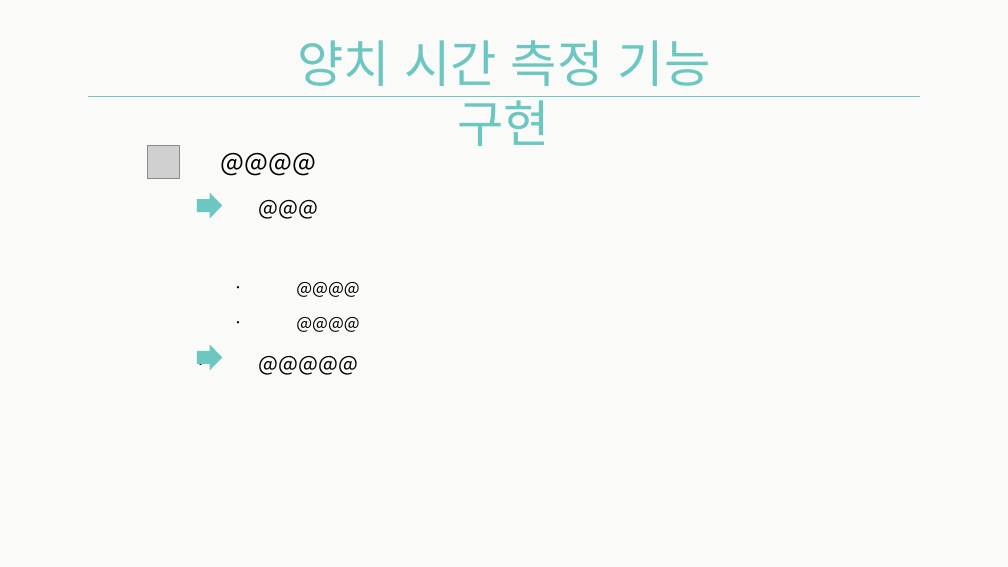
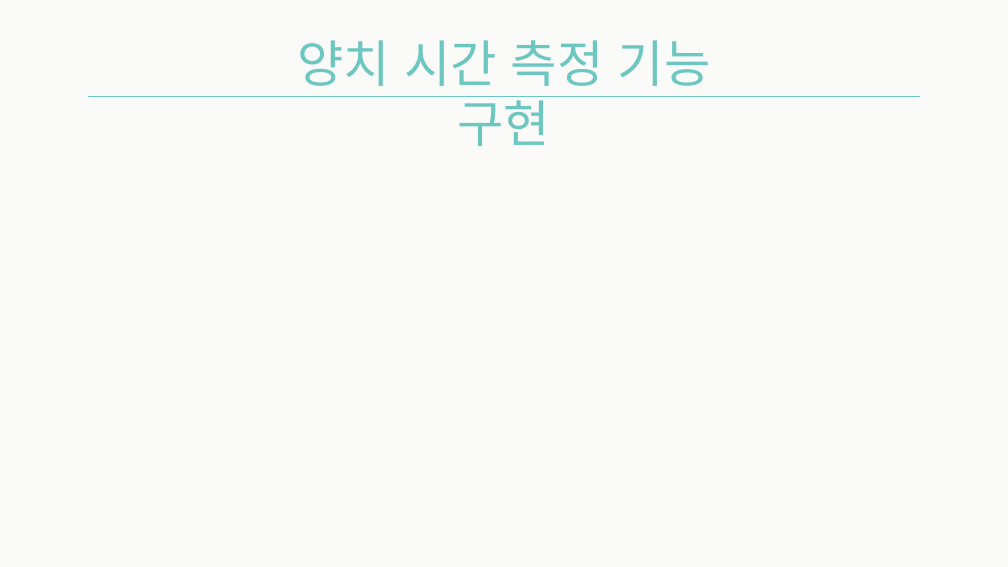
Before and after one commit to Team-Achi/Docs, a slide deck: slide 15 of PPT/캡스톤디자인_12주차_발표자료_5조.pptx (slide 13 before the commit). Drawn at 1008x567 pixels with LibreOffice and Linux fonts; fonts in the diff are those of the drawing; grey boxes stand for pictures. Boxes give left, top, right and bottom in pixels: in the first picture for what was removed or moved away, otherwise in the second. Text is boxed around its words. In the diff, an @@ line names an element or a change of style, - is before the commit and + after.

```diff
--- a/PPT/캡스톤디자인_12주차_발표자료_5조.pptx
+++ b/PPT/캡스톤디자인_12주차_발표자료_5조.pptx
@@ picture removed at [147,145,180,179] @@
@@ text removed at [154,127,869,507] @@
-• @@@@
-  • @@@
-    • @@@@
-    • @@@@
-  • @@@@@
@@ right arrow removed at [197,193,222,219] @@
@@ right arrow removed at [197,345,222,371] @@
```
Also in this commit, not shown: 6 other slides changed, 2 slides added, 1 slide removed.
